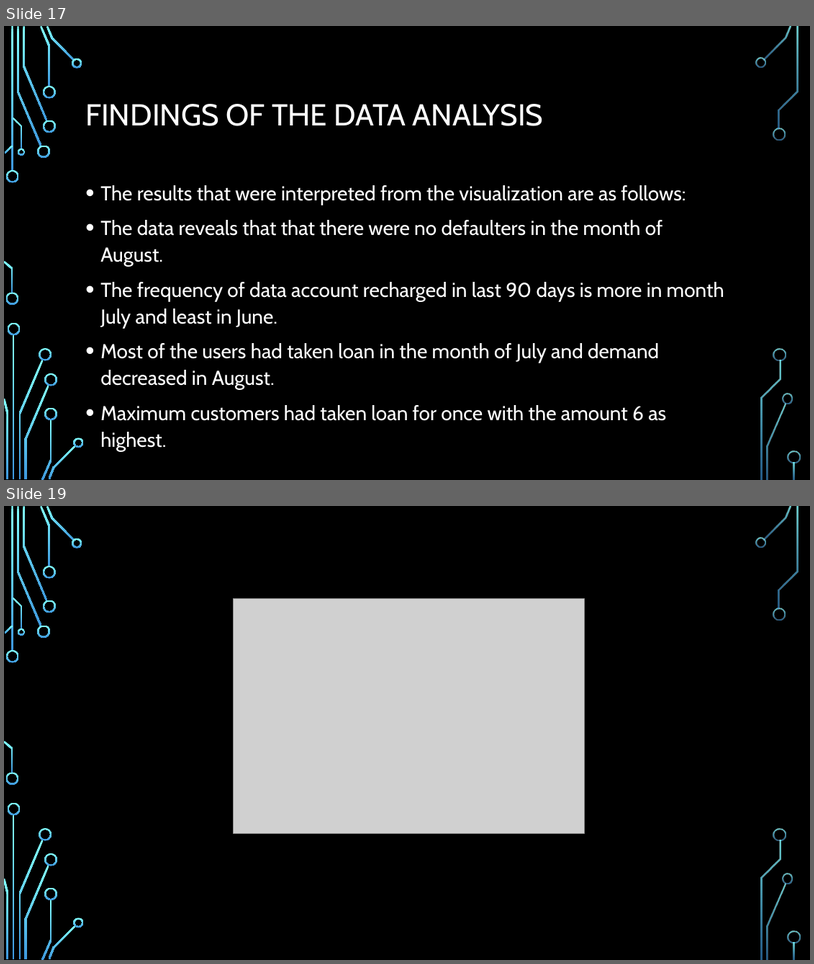
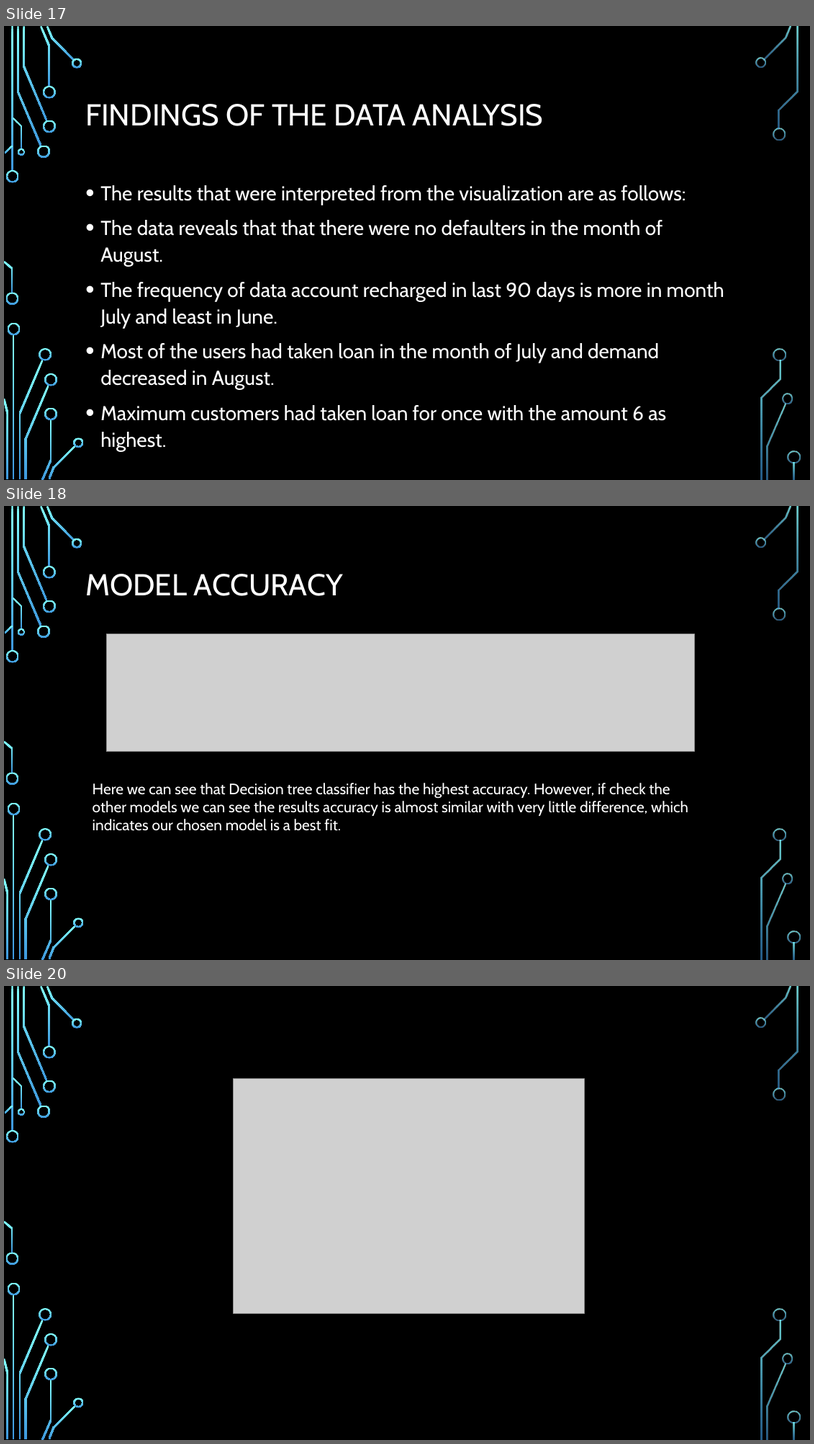
Before and after one commit to Debanti14/Internship, a slide deck: Micro Credit Defaulter Project/Micro Credit Defaulter project ppt.pptx. Shown one above the other, each under a label of ours: slides 17 and 19 before the commit, slides 17, 18 and 20 after it; the slides between them are not shown. The pictures are 814x964 and 814x1444 pixels, drawn with LibreOffice and Linux fonts; fonts in the diff are those of the drawing; grey boxes stand for pictures; background and template pictures are left out. Boxes give left, top, right and bottom in pixels: in the first picture for what was removed or moved away, otherwise in the second. Text is boxed around its words. In the diff, an @@ line names an element or a change of style, - is before the commit and + after.

```diff
--- a/Micro Credit Defaulter Project/Micro Credit Defaulter project ppt.pptx
+++ b/Micro Credit Defaulter Project/Micro Credit Defaulter project ppt.pptx
@@ slide 18 added at (4, 506, 810, 960), background picture (left out); not listed: 36 template elements that a slide beside it also shows @@
@@ title added at (85, 574, 343, 596), 36 pt, text #FFFFFF @@
+MODEL ACCURACY
@@ picture added at (106, 633, 695, 752) @@
@@ text added at (93, 782, 689, 831), 18 pt, text #FFFFFF @@
+Here we can see that Decision tree classifier has the highest accuracy. However, if check the other models we can see the results accuracy is almost similar with very little difference, which indicates our chosen model is a best fit.
@@ what was slide 19 is now slide 20 @@
```
Also in this commit, not shown: 3 slides changed, 1 other slide added, 1 slide removed, 1 other file.
